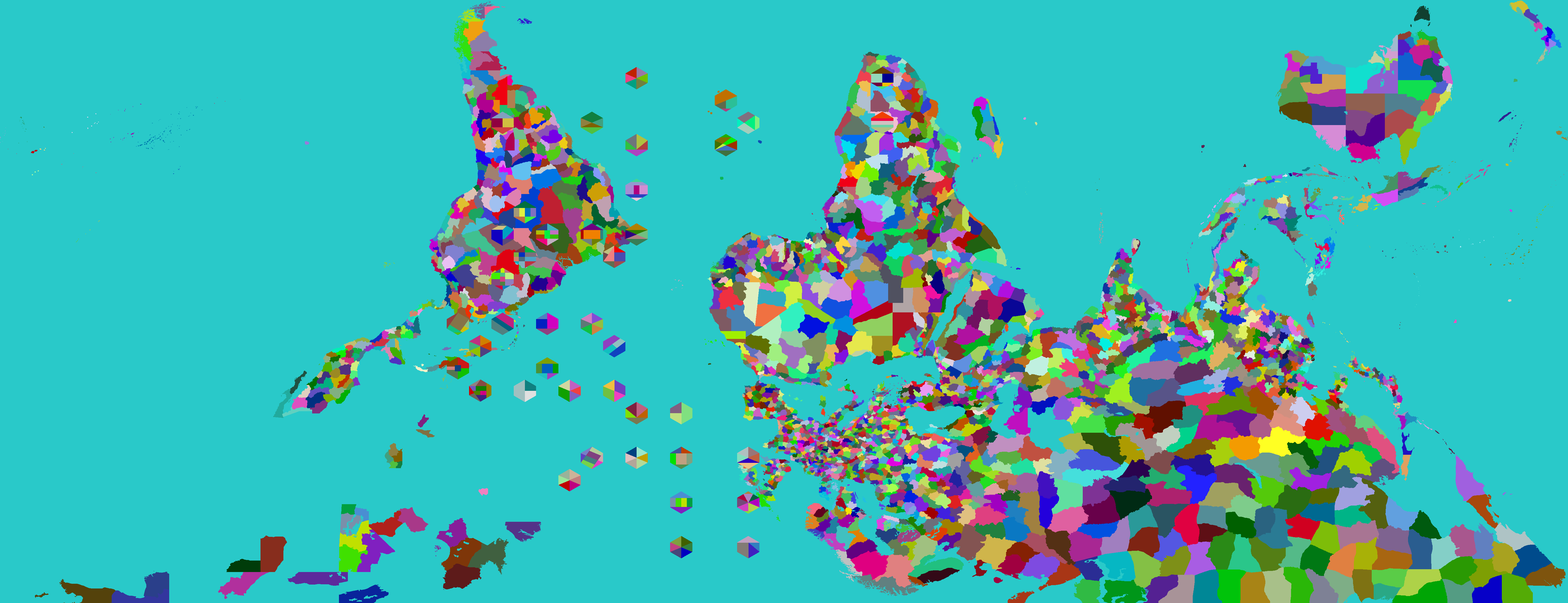
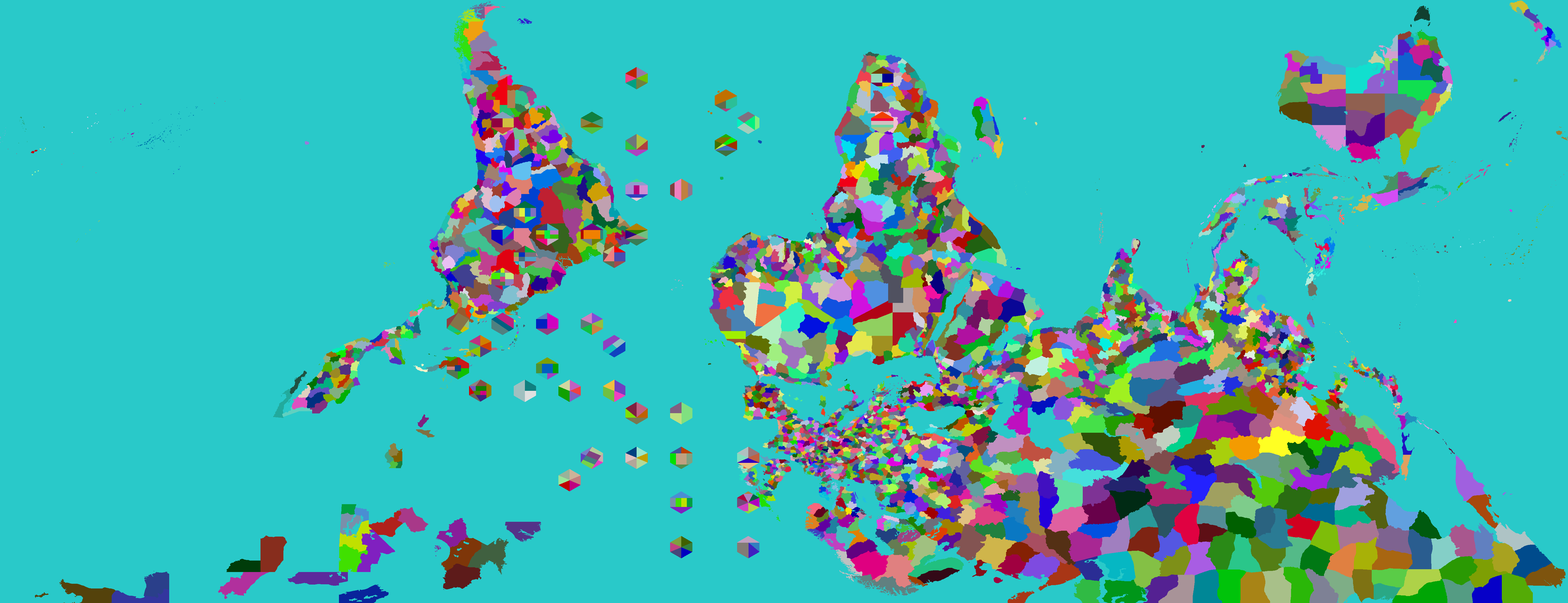
The second w=1568, h=603 image is a revision of the first. Changes to its layers:
painted on "Provinces" over [478, 178, 693, 496]
